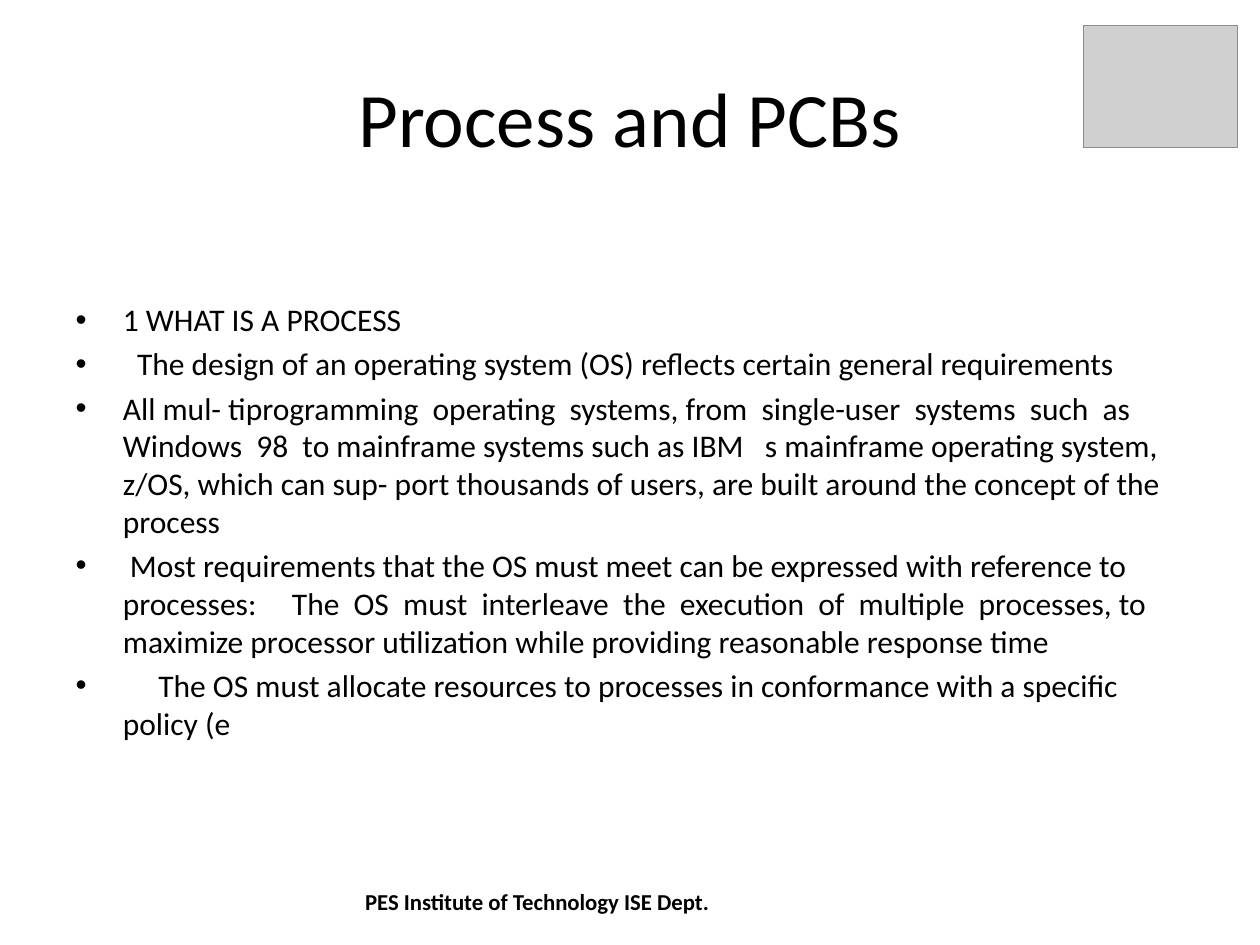
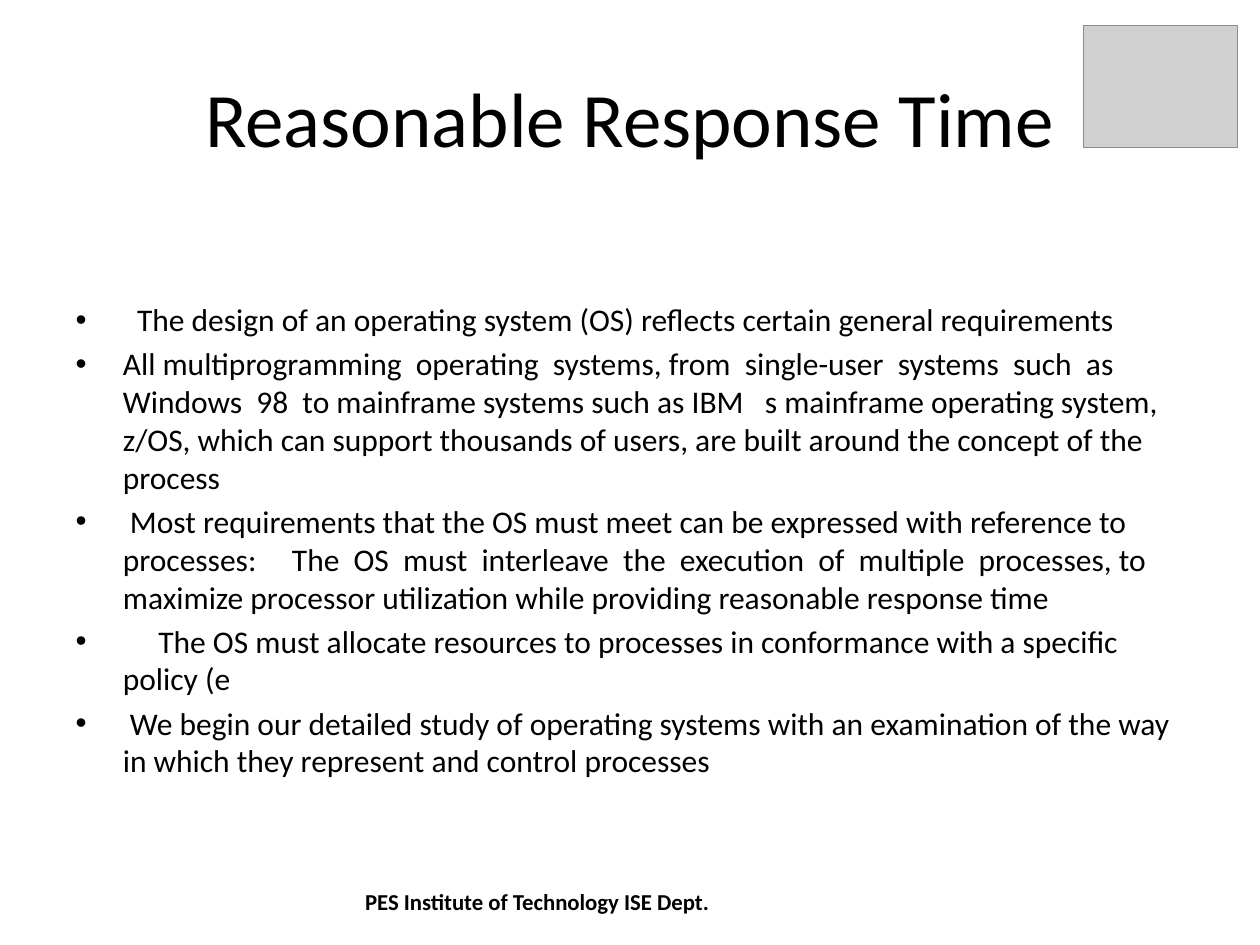
Before and after one commit to shreyasrkarthik/AutomaticSlidesGeneration, a slide deck: slide 2 of prototype/src/process.pptx. Drawn at 1260x945 pixels with LibreOffice and Linux fonts; fonts in the diff are those of the drawing; grey boxes stand for pictures. Boxes give left, top, right and bottom in pixels: in the first picture for what was removed or moved away, otherwise in the second. Text is boxed around its words. In the diff, an @@ line names an element or a change of style, - is before the commit and + after.

Commit message:
Using Keywords as title for individual slides

```diff
--- a/prototype/src/process.pptx
+++ b/prototype/src/process.pptx
@@ title at box(205, 93, 1054, 160): text changed @@
-Process and PCBs
+Reasonable Response Time
@@ text at box(123, 310, 402, 332): paragraph removed @@
-• 1 WHAT IS A PROCESS
@@ text at box(123, 353, 1158, 494): text changed @@
-• All mul- tiprogramming operating systems, from single-user systems such as Windows 98 to mainframe systems such as IBM s mainframe operating system, z/OS, which can sup- port thousands of users, are built around the concept of the process
+• All multiprogramming operating systems, from single-user systems such as Windows 98 to mainframe systems such as IBM s mainframe operating system, z/OS, which can support thousands of users, are built around the concept of the process
@@ text at box(123, 713, 1169, 777): paragraph added @@
+• We begin our detailed study of operating systems with an examination of the way in which they represent and control processes
```
Also in this commit, not shown: 5 other slides changed, 19 slides removed, 1 other file.
